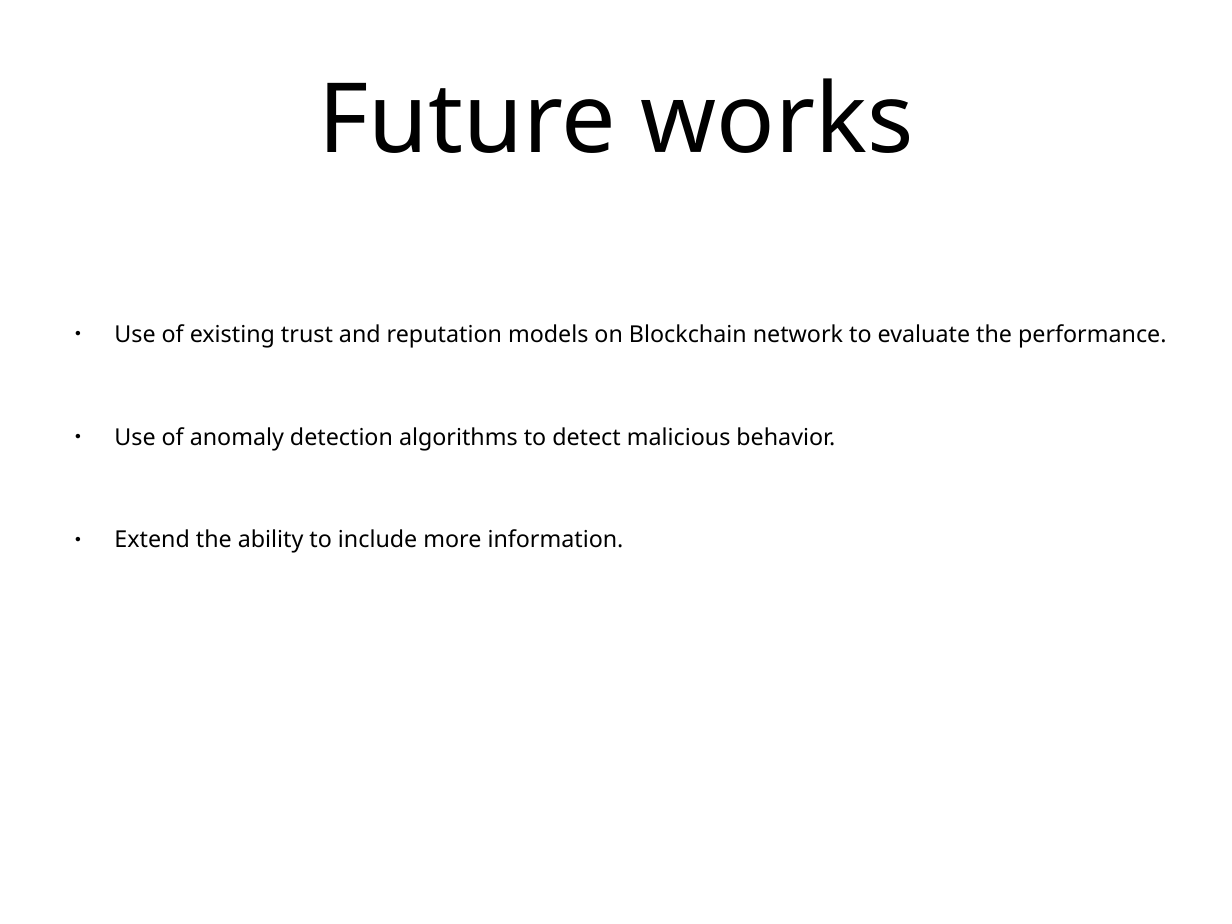
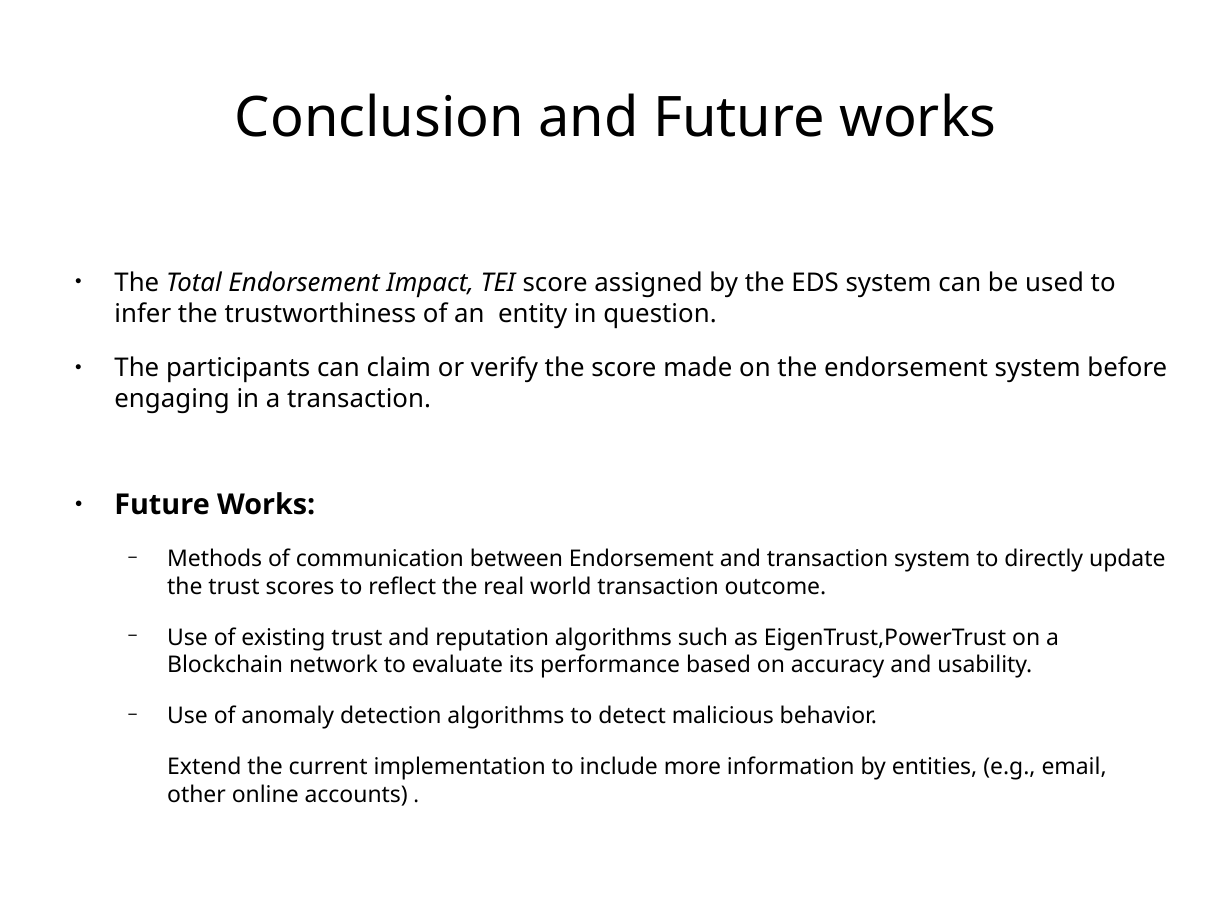
Before and after one commit to s2-t2/blockchain_reputation_system, a slide deck: slide 32 of documents/Presentation/Presentationv2.odp. Drawn at 1232x924 pixels with LibreOffice and Linux fonts; fonts in the diff are those of the drawing. Boxes give left, top, right and bottom in pixels: in the first picture for what was removed or moved away, otherwise in the second. Text is boxed around its words. In the diff, an @@ line names an element or a change of style, - is before the commit and + after.

```diff
--- a/documents/Presentation/Presentationv2.odp
+++ b/documents/Presentation/Presentationv2.odp
@@ title at (235, 93, 996, 137): text changed; size 62.4 to 36 pt @@
-Future works
+Conclusion and Future works
@@ text at (114, 271, 1167, 678): text changed; size 15 to 14.8 pt @@
-● Use of existing trust and reputation models on Blockchain network to evaluate the performance.
+● The Total Endorsement Impact, TEI score assigned by the EDS system can be used to infer the trustworthiness of an entity in question.
+● The participants can claim or verify the score made on the endorsement system before engaging in a transaction.
+● Future Works:
+  − Methods of communication between Endorsement and transaction system to directly update the trust scores to reflect the real world transaction outcome.
+  − Use of existing trust and reputation algorithms such as EigenTrust,PowerTrust on a Blockchain network to evaluate its performance based on accuracy and usability.
@@ text at (167, 705, 877, 729): size 15 to 14.8 pt in "Use of anomaly detection algorithms to detect ..."; bullet ● to −; list level 1 to 2 in "Use of anomaly detection algorithms ..." @@
@@ text at (167, 756, 1107, 806): text changed; size 15 to 14.8 pt @@
-● Extend the ability to include more information.
+  Extend the current implementation to include more information by entities, (e.g., email, other online accounts) .
```
Also in this commit, not shown: 5 other slides changed, 7 other files.
